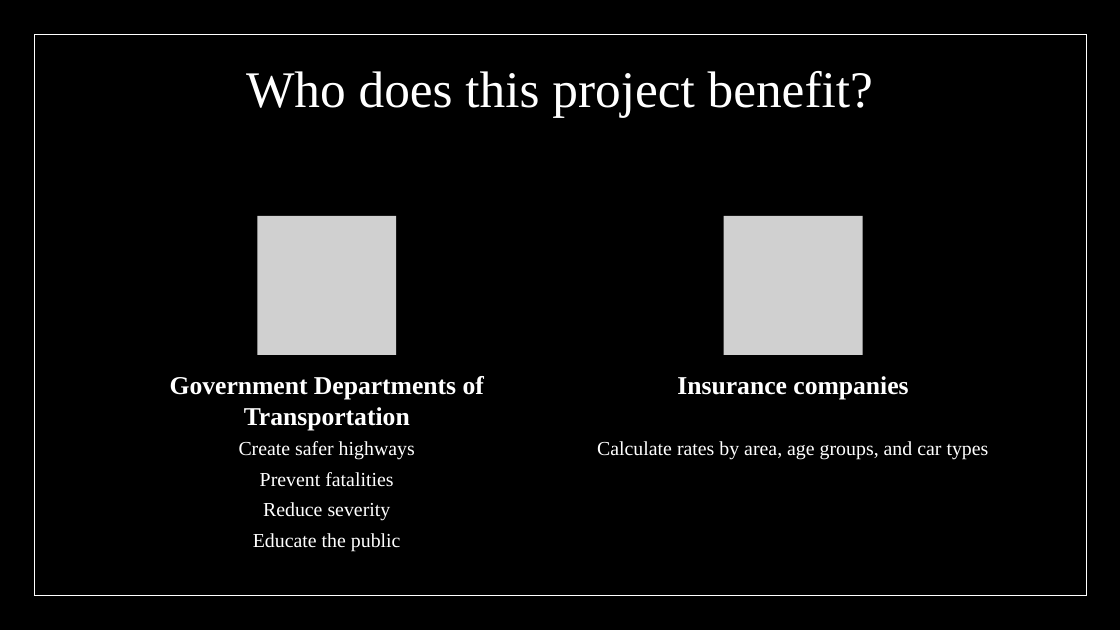
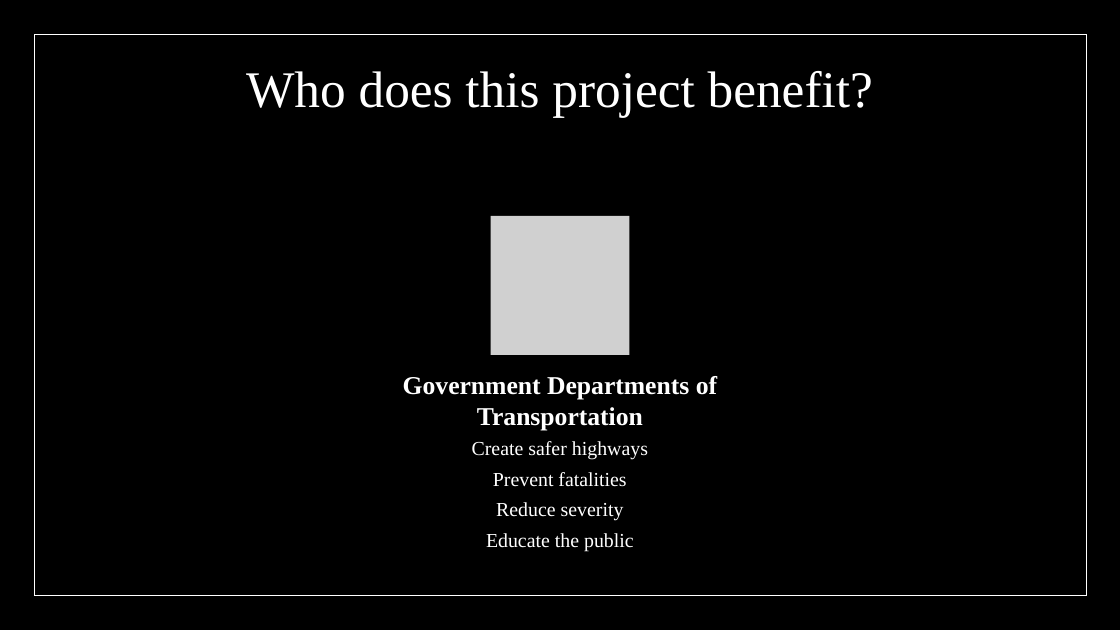
Before and after one commit to GenTaylor/Traffic-Accident-Analysis, a slide deck: slide 7 of Traffic Analysis and Severity Prediction.pptx. Drawn at 1120x630 pixels with LibreOffice and Linux fonts; fonts in the diff are those of the drawing; grey boxes stand for pictures. Boxes give left, top, right and bottom in pixels: in the first picture for what was removed or moved away, otherwise in the second. Text is boxed around its words. In the diff, an @@ line names an element or a change of style, - is before the commit and + after.

```diff
--- a/Traffic Analysis and Severity Prediction.pptx
+++ b/Traffic Analysis and Severity Prediction.pptx
@@ picture moved from (x1=257, y1=216, x2=396, y2=355) to (x1=491, y1=216, x2=629, y2=355) @@
@@ picture removed at (x1=724, y1=216, x2=863, y2=355) @@
@@ text "Government Departments of Transportation" moved from (x1=170, y1=376, x2=484, y2=431) to (x1=403, y1=376, x2=717, y2=431) @@
@@ text removed at (x1=677, y1=376, x2=908, y2=400) @@
-Insurance companies
@@ text "Create safer highways" moved from (x1=239, y1=441, x2=415, y2=552) to (x1=472, y1=441, x2=648, y2=552) @@
@@ text removed at (x1=597, y1=441, x2=989, y2=460) @@
-Calculate rates by area, age groups, and car types
```
Also in this commit, not shown: 2 other slides changed, 2 slides added, 1 other file.
